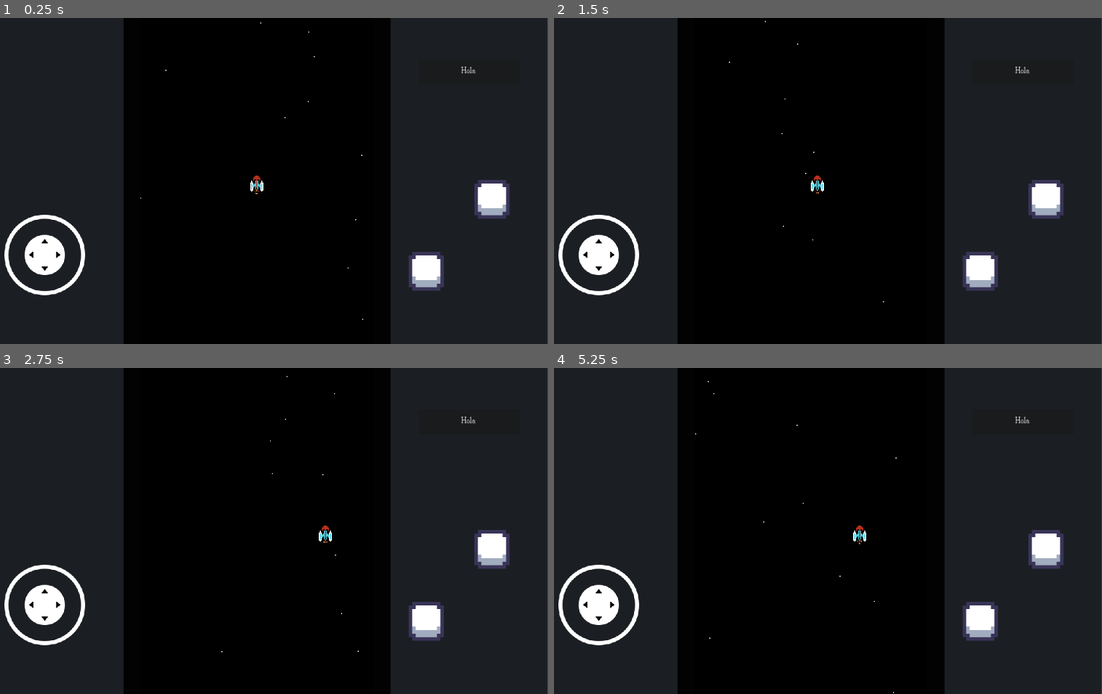
Above: before the commit, frames 1-4 (two rows, left to right).
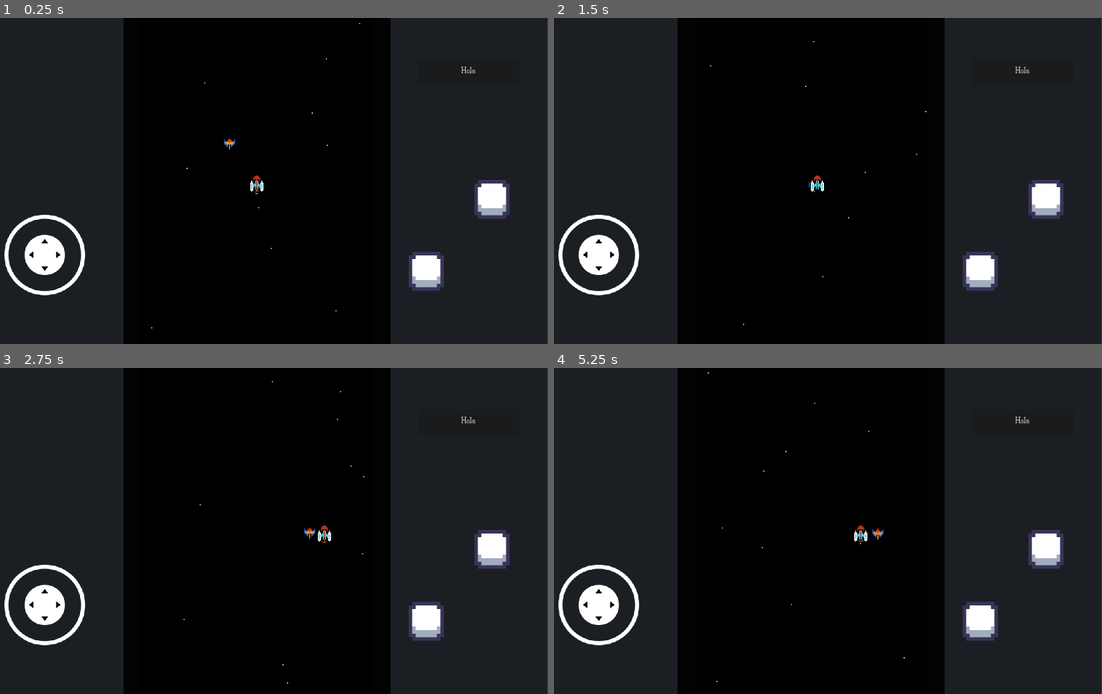
Above: after the commit, the same moments.

Repository: Ironjuan911/Galaxian_remake_code
Game: Godot game, scene res://Scenes/Game/UI.tscn
Two runs of this game, one before a commit and one after it. Both use one fixed random seed, a clock stepped at 60 frames per second and the inputs below.
Inputs (mouse positions are in pixels of both pictures, inside the frame that each line leads up to):
- Up to frame 1 (0.25 s): no input
- Up to frame 2 (1.5 s): click "Hola" at 0.5 s; move the mouse to (937, 164) at 1.27 s; press the mouse at (937, 164) at 1.28 s; hold Right (ui_right) from 1.28 s (still down)
- Up to frame 3 (2.75 s): release Right (ui_right) at 2 s; release the mouse at (383, 514) at 2 s; drag from (142, 547) to (230, 596) at 2.02 s
- Up to frame 4 (5.25 s): move the mouse to (871, 459) at 2.77 s; press the mouse at (871, 459) at 2.78 s; hold Right (ui_right) 2.78-3.5 s; release the mouse at (871, 459) at 3.5 s; drag from (784, 596) to (636, 482) at 3.52 s; move the mouse to (986, 579) at 4.27 s; press the mouse at (986, 579) at 4.28 s; hold Left (ui_left) 4.28-5 s; release the mouse at (986, 579) at 5 s; drag from (636, 482) to (723, 449) at 5.02 s

The runs differ from the first frame. In frame 1, less than 0.1% of the frame differs, in the area x 25-67%, y 1-96%; in frame 2, less than 0.1%; in frame 3, 0.1%; in frame 4, 0.2%, in the area x 25-65%, y 1-100%.

Commit message:
AI Enemy

Diff:
--- /dev/null
+++ b/Scenes/Characters/Code/State_enemies/movement.gd
@@ -0,0 +1,25 @@
+extends Node2D;
+
+const meter : int = GlobalVariables.meter;
+var speed : int = 11;
+var direction : Vector2;
+
+@onready var character : Enemy = $"../..";
+@onready var AI : AI_Enemy = $"../../AI_Enemy";
+
+func local_physics_process(delta: float) -> void:
+	direction = AI.direction;
+	if (direction.x != 0 and direction.y != 0):
+		general_movement(delta);
+	else:
+		idle_movement(delta);
+
+func general_movement(delta: float) -> void:
+
+	character.velocity.x = lerp(character.velocity.x,meter*speed*delta*direction.x,0.05);
+	character.velocity.y = lerp(character.velocity.y,-meter*speed*delta*direction.y,0.05);
+
+func idle_movement(delta: float) -> void:
+	character.velocity.x = lerp(character.velocity.x,0.0,0.1);
+	character.velocity.y = lerp(character.velocity.y,0.0,0.1);
+	pass
--- /dev/null
+++ b/Scenes/Characters/Code/ai_enemy.gd
@@ -0,0 +1,30 @@
+extends Node;
+class_name AI_Enemy;
+
+@onready var node_parent : Node2D= $"..";
+
+const speed_direction : float = 0.2;
+var direction : Vector2;
+var real_direction : Vector2;
+var point_reference : Vector2;
+
+func _physics_process(delta: float) -> void:
+
+	if (Input.is_action_pressed("ui_attack")):
+		point_reference = get_tree().get_first_node_in_group("player").position;
+	else:
+		point_reference = Vector2(0,0);
+
+	real_direction = get_direction(point_reference);
+	direction = Vector2(
+		lerp(direction.x,real_direction.x,speed_direction),
+		lerp(direction.y,real_direction.y,speed_direction)
+	);
+
+	$"../RayCast2D".rotation = atan2(direction.x,direction.y);
+	pass;
+
+func get_direction(exit_point : Vector2) -> Vector2:
+	var vector = GlobalVariables.get_vector(node_parent.position,exit_point);
+	vector.y = -vector.y;
+	return vector;
--- a/Scenes/Characters/Player/player.gd
+++ b/Scenes/Characters/Code/character.gd
@@ -1,22 +1,27 @@
 extends CharacterBody2D;
-class_name Player;
+class_name Character;
 
 @onready var admin_states: Admin_states_player = $Admin_States;
 
 var states: Dictionary = { #Indica los estados posibles para el jugador
-	"in_game":true,"movement":true,"dash_mode":false,
+	"in_game":true,"movement":true,
 	"dead":false
 	};
 
 var all_state_node: Dictionary = states.duplicate(); #Contiene los nodos que trata con los diversos estados del jugador (Se añaden en la funcion ready)
 var avaidable_states_node : Array[Node2D];
 
+func extend_ready():
+	pass;
+
 func _ready() -> void:
+	extend_ready();
 	var i = 0;
 	for name_state in states: #Se añaden los nodos de estados al array :D
 		all_state_node[name_state] = get_state_node(name_state);
 		i += 1;
 	avaidable_states_node = set_avaidable_states();
+
 
 func _physics_process(delta: float) -> void:
 	var Delta = delta*58.86; ## un delta que no afecta el movimiento si es que olvidas ponerlo
@@ -26,8 +31,8 @@
 
 	move_and_slide();
 
-func get_state_node(node_name) -> Node:
-	var stateNode = get_tree().get_first_node_in_group(node_name);
+func get_state_node(node_name) -> Node: # Funcion que debe de ser reescrita en player y enemy
+	var stateNode;
 	return stateNode;
 
 func set_avaidable_states() -> Array[Node2D]: ## Funcion que retorna los nodos de los estados que se encuentran en true en un array :D
--- /dev/null
+++ b/Scenes/Characters/Code/enemy.gd
@@ -0,0 +1,18 @@
+extends Character;
+class_name Enemy;
+
+func extend_ready() -> void:
+	states = { #Indica los estados posibles para el jugador
+	"in_game":false,"movement":true,
+	"dead":false
+	}
+
+
+func get_state_node(node_name) -> Node:
+	var stateNodes = get_tree().get_nodes_in_group(node_name);
+	var stateNode;
+	for node_ in stateNodes:
+		if node_.get_parent().get_parent() == $".":
+			stateNode = node_;
+			break;
+	return stateNode;
--- /dev/null
+++ b/Scenes/Characters/Code/player.gd
@@ -0,0 +1,18 @@
+extends Character;
+class_name Player;
+
+
+func extend_ready() -> void:
+	states = { #Indica los estados posibles para el jugador
+	"in_game":true,"movement":true,"dash_mode":false,
+	"dead":false
+	}
+
+func get_state_node(node_name) -> Node:
+	var stateNodes = get_tree().get_nodes_in_group(node_name);
+	var stateNode;
+	for node_ in stateNodes:
+		if node_.get_parent().get_parent() == $".":
+			stateNode = node_;
+			break;
+	return stateNode;
--- /dev/null
+++ b/Scenes/Characters/Enemies/Enemy_1.tscn
@@ -0,0 +1,29 @@
+[gd_scene load_steps=5 format=3 uid="uid://bqwys1y2grnq4"]
+
+[ext_resource type="Script" path="res://Scenes/Characters/Code/enemy.gd" id="1_qjcih"]
+[ext_resource type="Texture2D" uid="uid://8x7ht47r06ux" path="res://Sprites/Enemies/Enemy_1.png" id="2_wiltb"]
+[ext_resource type="Script" path="res://Scenes/Characters/Code/State_enemies/movement.gd" id="3_02r4l"]
+[ext_resource type="Script" path="res://Scenes/Characters/Code/ai_enemy.gd" id="4_fi747"]
+
+[node name="Enemy1" type="CharacterBody2D"]
+script = ExtResource("1_qjcih")
+
+[node name="Sprite" type="Sprite2D" parent="."]
+position = Vector2(-0.5, 0)
+texture = ExtResource("2_wiltb")
+hframes = 13
+
+[node name="States" type="Node2D" parent="."]
+
+[node name="in_game" type="Node2D" parent="States" groups=["in_game"]]
+
+[node name="movement" type="Node2D" parent="States" groups=["movement"]]
+script = ExtResource("3_02r4l")
+
+[node name="dead" type="Node2D" parent="States" groups=["dead"]]
+
+[node name="AI_Enemy" type="Node" parent="."]
+script = ExtResource("4_fi747")
+
+[node name="RayCast2D" type="RayCast2D" parent="."]
+target_position = Vector2(0, -26)
--- /dev/null
+++ b/Scenes/Characters/ManagerEnemies/ManagerEnemies.tscn
@@ -0,0 +1,6 @@
+[gd_scene load_steps=2 format=3 uid="uid://602fdqjnolp5"]
+
+[ext_resource type="Script" path="res://Scenes/Characters/ManagerEnemies/manager_enemies.gd" id="1_gljrp"]
+
+[node name="ManagerEnemies" type="Node2D"]
+script = ExtResource("1_gljrp")
--- /dev/null
+++ b/Scenes/Characters/ManagerEnemies/manager_enemies.gd
@@ -0,0 +1,4 @@
+extends Node2D;
+
+
+var data_enemy_1 : PackedScene = preload("res://Scenes/Characters/Enemies/Enemy_1.tscn");
--- a/Scenes/Characters/Player/States/dash_mode.gd
+++ b/Scenes/Characters/Player/States/dash_mode.gd
@@ -6,7 +6,7 @@
 
 @onready var dash_animation_data : PackedScene = preload("res://Scenes/Characters/Player/dash.tscn");
 
-var dash_speed = 20;
+@export var dash_speed = 30;
 var meter = GlobalVariables.meter;
 
 var enabled : bool = false;
@@ -26,14 +26,14 @@
 	timer_particle.start();
 
 func local_physics_process(delta: float) -> void:
-	dash_movement();
+	dash_movement(delta);
 
 
-func dash_movement() -> void:
+func dash_movement(delta:float) -> void:
 	if (abs(dash_direction.x) == 1 and abs(dash_direction.y) == 1):
-		player.velocity = dash_speed*meter*dash_direction;
+		player.velocity = dash_speed*meter*dash_direction*delta;
 	else:
-		player.velocity = dash_speed*meter*dash_direction*1.3;
+		player.velocity = dash_speed*meter*dash_direction*1.3*delta;
 
 func _on_timer_state_timeout() -> void:
 	enabled = false;
--- a/Scenes/Characters/Player/States/in_game.gd
+++ b/Scenes/Characters/Player/States/in_game.gd
@@ -2,7 +2,7 @@
 class_name Player_in_game;
 
 const delta_gravity : int = 900;
-const index_lerp_direction : float = 0.1;
+const index_lerp_direction : float = 0.9;
 
 var direction : Vector2;
 var lerp_direction : Vector2;
@@ -26,14 +26,14 @@
 		lerp (lerp_direction.x,direction.x,index_lerp_direction),
 		lerp (lerp_direction.y,direction.y,index_lerp_direction)
 	);
-	_SetGravityParticles(lerp_direction);
+	_SetGravityParticles(lerp_direction,delta);
 	pass;
 
-func _SetGravityParticles(local_direction : Vector2) -> void:
+func _SetGravityParticles(local_direction : Vector2,delta:float) -> void:
 	local_direction.x = -local_direction.x/10;
 	#local_direction.x = 0;
 	for node_particle in all_particles:
-		node_particle.gravity = node_particle.get_meta("real_gravity") + local_direction*delta_gravity;
+		node_particle.gravity = node_particle.get_meta("real_gravity") + local_direction*delta_gravity*delta;
 
 func check_dash_mode() -> void:
 	if Input.is_action_just_pressed("ui_dash"):
--- a/Scenes/Characters/Player/States/movement.gd
+++ b/Scenes/Characters/Player/States/movement.gd
@@ -21,8 +21,8 @@
 
 func general_movement(delta: float) -> void:
 
-	player.velocity.x = lerp(player.velocity.x,meter*speed*direction_x,0.05);
-	player.velocity.y = lerp(player.velocity.y,-meter*speed*direction_y,0.05);
+	player.velocity.x = lerp(player.velocity.x,meter*speed*delta*direction_x,0.05);
+	player.velocity.y = lerp(player.velocity.y,-meter*speed*delta*direction_y,0.05);
 
 func idle_movement(delta: float) -> void:
 	player.velocity.x = lerp(player.velocity.x,0.0,0.1);
--- a/Scenes/Characters/Player/player.tscn
+++ b/Scenes/Characters/Player/player.tscn
@@ -1,6 +1,6 @@
 [gd_scene load_steps=9 format=3 uid="uid://rgmyvohdjscp"]
 
-[ext_resource type="Script" path="res://Scenes/Characters/Player/player.gd" id="1_3vesu"]
+[ext_resource type="Script" path="res://Scenes/Characters/Code/player.gd" id="1_3vesu"]
 [ext_resource type="Texture2D" uid="uid://cinp31mtcww1e" path="res://Sprites/Player/Character.png" id="2_hjygi"]
 [ext_resource type="Script" path="res://Scenes/Characters/Player/admin_states.gd" id="2_tckwa"]
 [ext_resource type="Script" path="res://Scenes/Characters/Player/States/movement.gd" id="3_lj4le"]
@@ -14,7 +14,7 @@
 _data = [Vector2(0, 1), 0.0, 0.0, 0, 0, Vector2(0.480556, 131.774), 0.0, 0.0, 0, 0, Vector2(1, 1), 0.0, 0.0, 0, 0]
 point_count = 3
 
-[node name="Player" type="CharacterBody2D"]
+[node name="Player" type="CharacterBody2D" groups=["player"]]
 script = ExtResource("1_3vesu")
 
 [node name="Admin_States" type="Node" parent="."]
@@ -81,11 +81,11 @@
 script = ExtResource("5_jqcqq")
 
 [node name="Timer_state" type="Timer" parent="States/dash_mode"]
-wait_time = 0.25
+wait_time = 0.167
 one_shot = true
 
 [node name="Timer_particle" type="Timer" parent="States/dash_mode"]
-wait_time = 0.06
+wait_time = 0.025
 
 [node name="dead" type="Node2D" parent="States" groups=["dead"]]
 script = ExtResource("6_8kvke")
--- a/Scenes/Game/Android_Buttons/touch_controls.tscn
+++ b/Scenes/Game/Android_Buttons/touch_controls.tscn
@@ -55,4 +55,3 @@
 metadata/_edit_use_anchors_ = true
 
 [node name="Scale control nodes" parent="." instance=ExtResource("3_uvqdq")]
-scale_y = false
--- a/Scenes/Game/global_variables.gd
+++ b/Scenes/Game/global_variables.gd
@@ -2,3 +2,14 @@
 
 const meter : int = 8;
 const base_resolution_center_viewport : Vector2 = Vector2(460 , 649);
+
+func get_vector(arrival_point:Vector2, exit_point:Vector2) -> Vector2: #Adquiere un vector dependiendo de 2 puntos
+	var unit_vector = exit_point - arrival_point;
+	var lambda = sqrt(unit_vector.x**2+unit_vector.y**2);
+	var vector = unit_vector/lambda;
+	return vector;
+
+func get_random_index(range_delta : float) -> float:
+	var min_range : float = 1-range_delta;
+	var max_range : float = 1+range_delta;
+	return randf_range(min_range,max_range);
--- a/Scenes/World/World.tscn
+++ b/Scenes/World/World.tscn
@@ -1,7 +1,8 @@
-[gd_scene load_steps=8 format=3 uid="uid://d3kwx4vcawv1v"]
+[gd_scene load_steps=9 format=3 uid="uid://d3kwx4vcawv1v"]
 
 [ext_resource type="PackedScene" uid="uid://rgmyvohdjscp" path="res://Scenes/Characters/Player/player.tscn" id="1_pg3h5"]
 [ext_resource type="Script" path="res://Scenes/World/camera.gd" id="2_fs553"]
+[ext_resource type="PackedScene" uid="uid://bqwys1y2grnq4" path="res://Scenes/Characters/Enemies/Enemy_1.tscn" id="3_h7l52"]
 
 [sub_resource type="CanvasTexture" id="CanvasTexture_4llfu"]
 
@@ -51,10 +52,14 @@
 
 [node name="CPUParticles2D" type="CPUParticles2D" parent="."]
 position = Vector2(0, -200)
-amount = 17
-lifetime = 0.9
+amount = 30
+lifetime = 1.8
 preprocess = 3.0
+speed_scale = 0.6
 randomness = 1.0
 emission_shape = 3
 emission_rect_extents = Vector2(115, 1)
 anim_speed_max = 15.67
+
+[node name="Enemy1" parent="." instance=ExtResource("3_h7l52")]
+position = Vector2(-29, -41)
--- a/project.godot
+++ b/project.godot
@@ -18,10 +18,6 @@
 [autoload]
 
 GlobalVariables="*res://Scenes/Game/Global_variables.tscn"
-
-[display]
-
-window/size/mode=3
 
 [global_group]
 
@@ -67,6 +63,12 @@
 , Object(InputEventMouseButton,"resource_local_to_scene":false,"resource_name":"","device":-1,"window_id":0,"alt_presse …(244 unchanged characters)…
 ]
 }
+ui_attack={
+"deadzone": 0.5,
+"events": [Object(InputEventMouseButton,"resource_local_to_scene":false,"resource_name":"","device":-1,"window_id":0,"alt_pressed":false,"shift_pressed":false,"ctrl_pressed":false,"meta_pressed":false,"button_mask":1,"position":Vector2(81, 11),"global_position":Vector2(88, 47),"factor":1.0,"button_index":1,"canceled":false,"pressed":true,"double_click":false,"script":null)
+, Object(InputEventKey,"resource_local_to_scene":false,"resource_name":"","device":-1,"window_id":0,"alt_pressed":false,"shift_pressed":false,"ctrl_pressed":false,"meta_pressed":false,"pressed":false,"keycode":0,"physical_keycode":44,"key_label":0,"unicode":44,"location":0,"echo":false,"script":null)
+]
+}
 
 [input_devices]
 
Binary file added: Sprites/Enemies/Enemie_1.ase
Binary file added: Sprites/Enemies/Enemy_1.png
Not shown, added: Sprites/Enemies/Enemy_1.png.import
